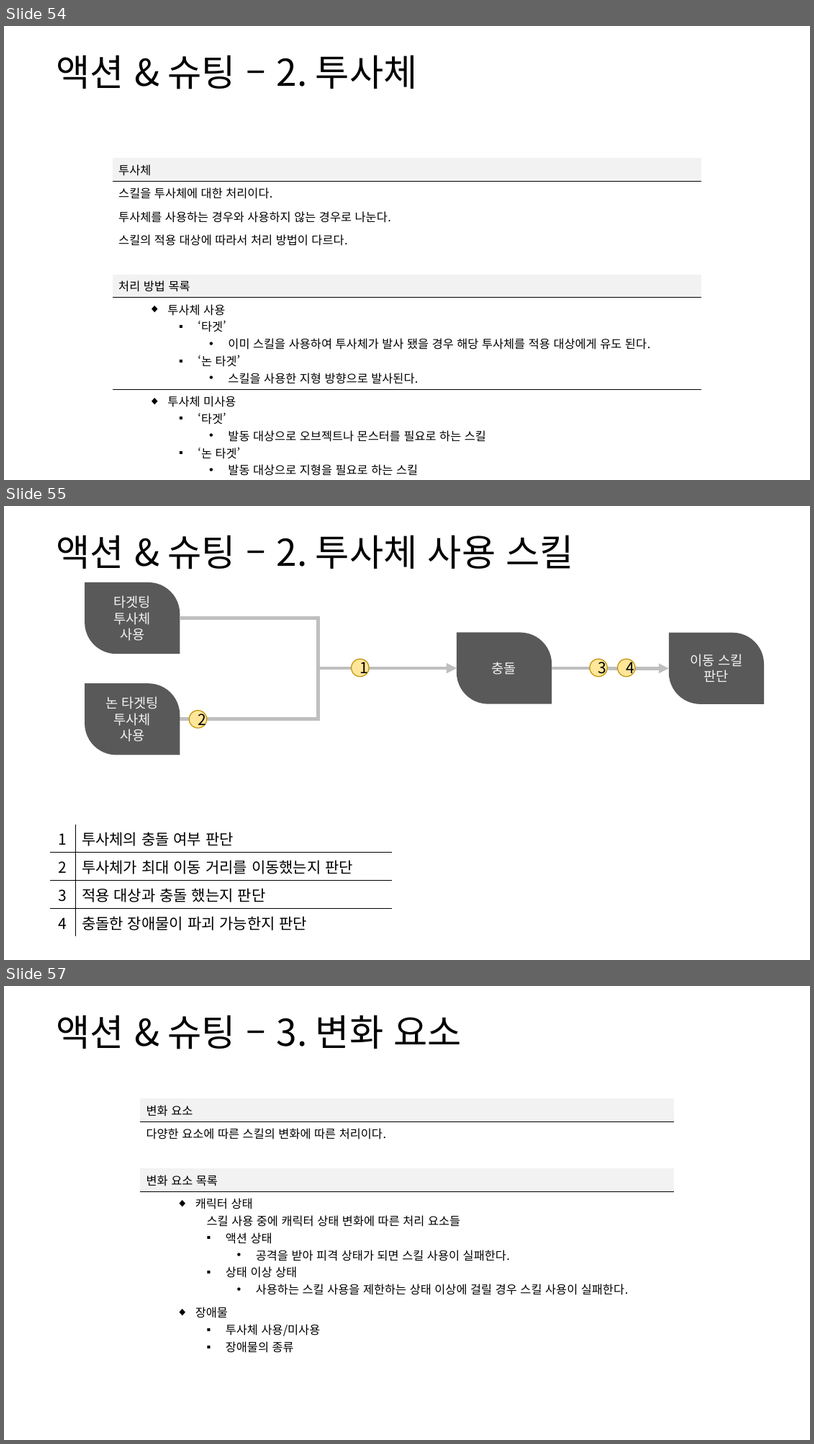
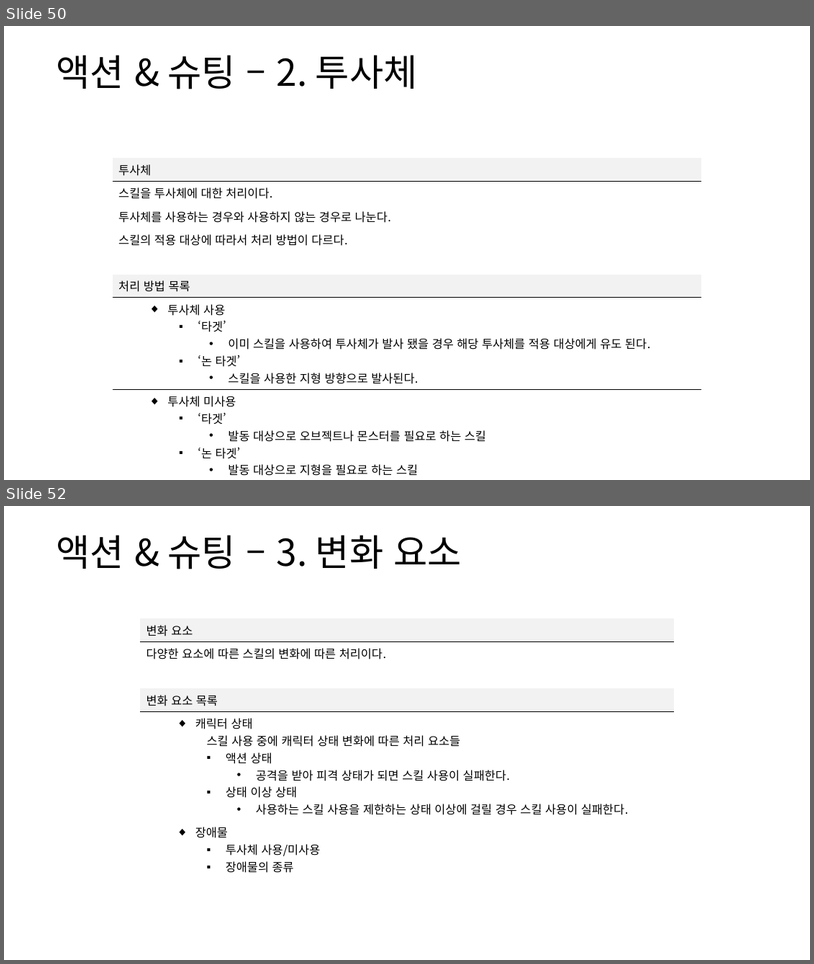
Before and after one commit to yjk0401/unityenginebasic_9th, a slide deck: 기획/방랑엽사전/스킬 시스템 기획서.pptx. Shown one above the other, each under a label of ours: slides 54, 55 and 57 before the commit, slides 50 and 52 after it; the slides between them are not shown. The pictures are 814x1444 and 814x964 pixels, drawn with LibreOffice and Linux fonts; fonts in the diff are those of the drawing. Boxes give left, top, right and bottom in pixels: in the first picture for what was removed or moved away, otherwise in the second. Text is boxed around its words. In the diff, an @@ line names an element or a change of style, - is before the commit and + after.

```diff
--- a/기획/방랑엽사전/스킬 시스템 기획서.pptx
+++ b/기획/방랑엽사전/스킬 시스템 기획서.pptx
@@ slide 55 removed at bbox=[4, 506, 810, 960], background #FFFFFF @@
@@ text removed at bbox=[56, 535, 574, 569] @@
-액션 & 슈팅 – 2. 투사체 사용 스킬
@@ round diag rect removed at bbox=[85, 582, 180, 654] @@
-타겟팅
-투사체
-사용
@@ elbow arrow removed from (180, 618) to (457, 668) @@
@@ round diag rect removed at bbox=[457, 633, 552, 704] @@
-충돌
@@ round diag rect removed at bbox=[669, 633, 764, 704] @@
-이동 스킬 판단
@@ elbow arrow removed from (180, 719) to (457, 668) @@
@@ ellipse removed at bbox=[352, 659, 369, 677] @@
-1
@@ elbow arrow removed from (552, 668) to (669, 668) @@
@@ ellipse removed at bbox=[590, 659, 608, 677] @@
-3
@@ ellipse removed at bbox=[618, 659, 635, 677] @@
-4
@@ round diag rect removed at bbox=[85, 683, 180, 754] @@
-논 타겟팅
-투사체
-사용
@@ ellipse removed at bbox=[189, 710, 206, 728] @@
-2
@@ table removed at bbox=[50, 824, 392, 933], 4 rows, 2 columns @@
-1 | 투사체의 충돌 여부 판단
-2 | 투사체가 최대 이동 거리를 이동했는지 판단
-3 | 적용 대상과 충돌 했는지 판단
-4 | 충돌한 장애물이 파괴 가능한지 판단
@@ what was slide 54 is now slide 50 @@
@@ what was slide 57 is now slide 52 @@
```
Also in this commit, not shown: 6 slides changed, 4 other slides removed, 2 other files.
